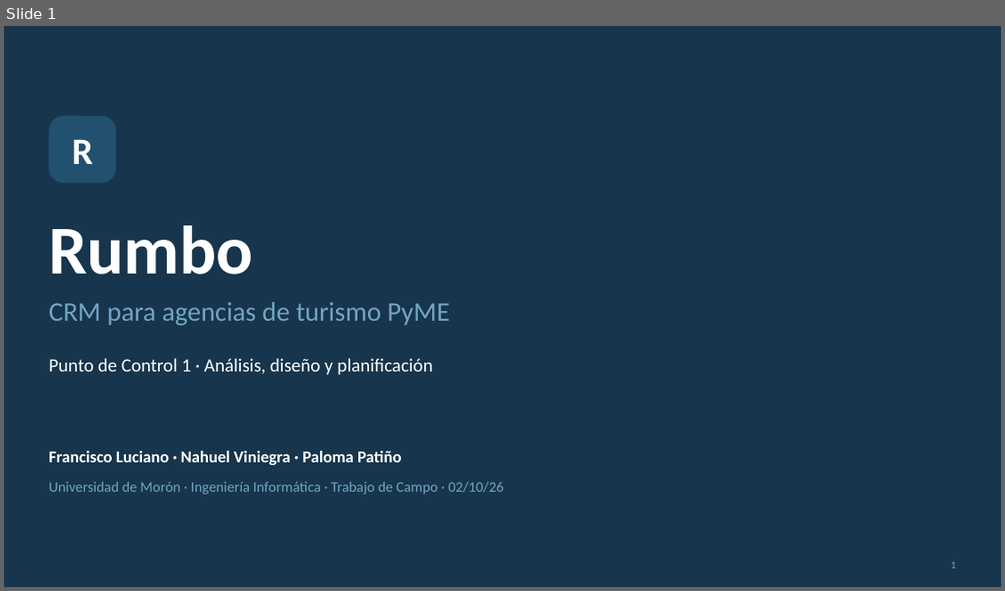
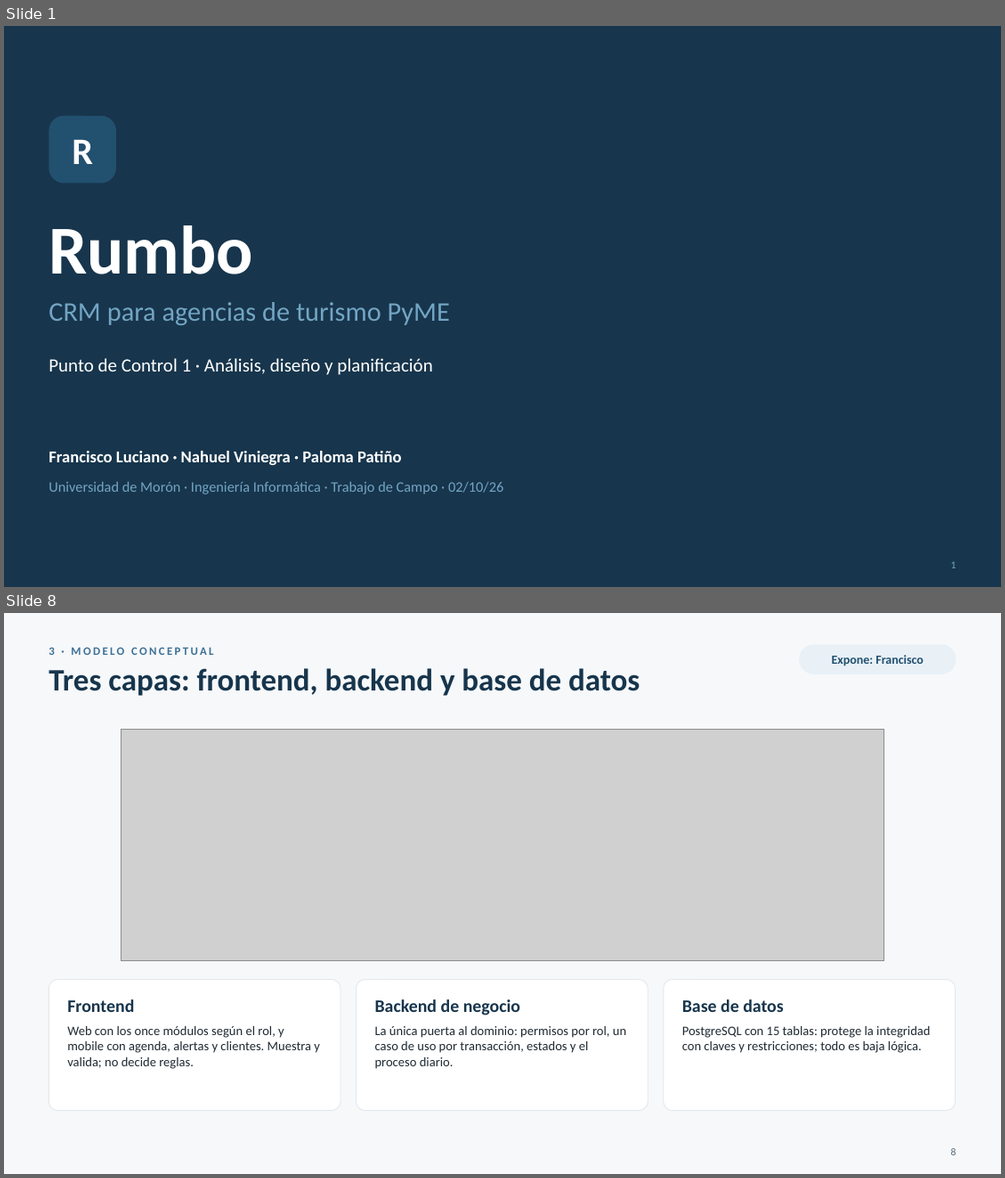
Before and after one commit to FranLuciano04/Vault-Rumbo, a slide deck: 07-Entregables/PC1/Rumbo — PC1 (presentación).pptx. Shown one above the other, each under a label of ours: slide 1 before the commit, slides 1 and 8 after it; the slides between them are not shown. The pictures are 1005x591 and 1005x1178 pixels, drawn with LibreOffice and Linux fonts; fonts in the diff are those of the drawing; grey boxes stand for pictures. Boxes give left, top, right and bottom in pixels: in the first picture for what was removed or moved away, otherwise in the second. Text is boxed around its words. In the diff, an @@ line names an element or a change of style, - is before the commit and + after.

```diff
--- a/07-Entregables/PC1/Rumbo — PC1 (presentación).pptx
+++ b/07-Entregables/PC1/Rumbo — PC1 (presentación).pptx
@@ slide 8 added at [4, 613, 1001, 1174], background #F6F8FA @@
@@ text added at [48, 647, 213, 655], 11 pt, text #3E7196, bold @@
+3 · MODELO CONCEPTUAL
@@ rounded rectangle added at [799, 644, 956, 674], fill #E9F1F7 @@
@@ text added at [832, 655, 923, 666], 12 pt, text #22506F, bold @@
+Expone: Francisco
@@ text added at [48, 668, 639, 696], 30 pt, text #17354C, bold @@
+Tres capas: frontend, backend y base de datos
@@ picture added at [121, 729, 884, 961] @@
@@ rounded rectangle added at [48, 980, 340, 1111], fill #FFFFFF, outline #E3E8ED 0.75 pt @@
@@ rounded rectangle added at [356, 980, 647, 1111], fill #FFFFFF, outline #E3E8ED 0.75 pt @@
@@ rounded rectangle added at [663, 980, 955, 1111], fill #FFFFFF, outline #E3E8ED 0.75 pt @@
@@ text added at [67, 999, 134, 1012], 17 pt, text #17354C, bold @@
+Frontend
@@ text added at [375, 999, 520, 1015], 17 pt, text #17354C, bold @@
+Backend de negocio
@@ text added at [682, 999, 784, 1012], 17 pt, text #17354C, bold @@
+Base de datos
@@ text added at [67, 1026, 320, 1069], 12.5 pt, text #1F2A33 @@
+Web con los once módulos según el rol, y mobile con agenda, alertas y clientes. Muestra y valida; no decide reglas.
@@ text added at [375, 1026, 626, 1069], 12.5 pt, text #1F2A33 @@
+La única puerta al dominio: permisos por rol, un caso de uso por transacción, estados y el proceso diario.
@@ text added at [682, 1026, 930, 1053], 12.5 pt, text #1F2A33 @@
+PostgreSQL con 15 tablas: protege la integridad con claves y restricciones; todo es baja lógica.
@@ text added at [951, 1148, 956, 1155], 10 pt, text #5B6B78 @@
+8
```
Also in this commit, not shown: 22 slides changed, 3 other slides added, 1 slide removed, 10 other files.
